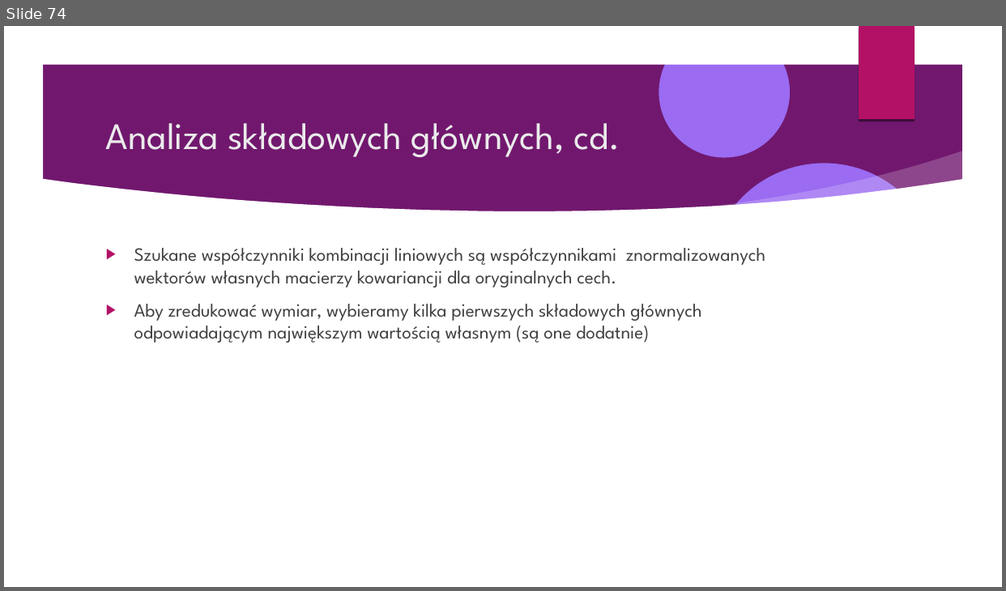
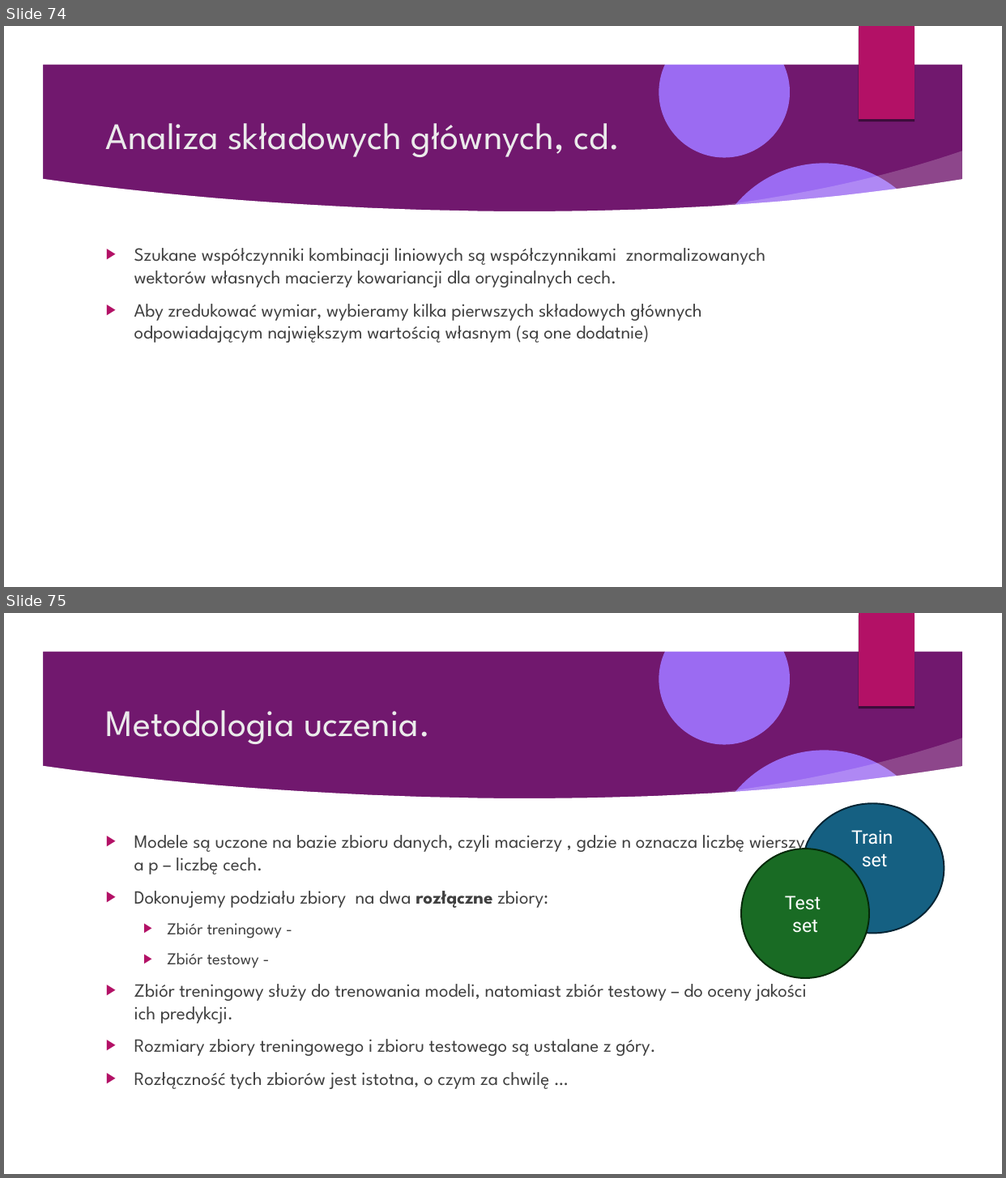
Before and after one commit to Pawel-Tomasz-Nowak/Scientific-collaboration, a slide deck: EmissionAnalysis/Prezentacja projektu.odp. Shown one above the other, each under a label of ours: slide 74 before the commit, slides 74 and 75 after it. The pictures are 1006x591 and 1006x1178 pixels, drawn with LibreOffice and Linux fonts; fonts in the diff are those of the drawing; background and template pictures are left out. Boxes give left, top, right and bottom in pixels: in the first picture for what was removed or moved away, otherwise in the second. Text is boxed around its words. In the diff, an @@ line names an element or a change of style, - is before the commit and + after.

```diff
--- a/EmissionAnalysis/Prezentacja projektu.odp
+++ b/EmissionAnalysis/Prezentacja projektu.odp
@@ slide 75 added at [4, 613, 1002, 1174], background picture (left out); not listed: 9 template elements that a slide beside it also shows @@
@@ title added at [106, 710, 430, 744], 36 pt, text #EBEBEB @@
+Metodologia uczenia.
@@ freeform shape added at [805, 804, 944, 934], fill #156082, outline #042433 1.5 pt, 18 pt, text #FFFFFF @@
+Train
+set
@@ text added at [134, 835, 810, 1089], 18 pt, text #404040 @@
+▶ Modele są uczone na bazie zbioru danych, czyli macierzy , gdzie n oznacza liczbę wierszy, a p – liczbę cech.
+▶ Dokonujemy podziału zbiory na dwa rozłączne zbiory:
+  ▶ Zbiór treningowy -
+  ▶ Zbiór testowy -
+▶ Zbiór treningowy służy do trenowania modeli, natomiast zbiór testowy – do oceny jakości ich predykcji.
+▶ Rozmiary zbiory treningowego i zbioru testowego są ustalane z góry.
+▶ Rozłączność tych zbiorów jest istotna, o czym za chwilę …
@@ freeform shape added at [741, 849, 869, 978], fill #196B24, outline #052909 1.5 pt, 18 pt, text #FFFFFF @@
+Test
+set
```
Also in this commit, not shown: 4 slides changed, 4 other slides added, 1 other file.
